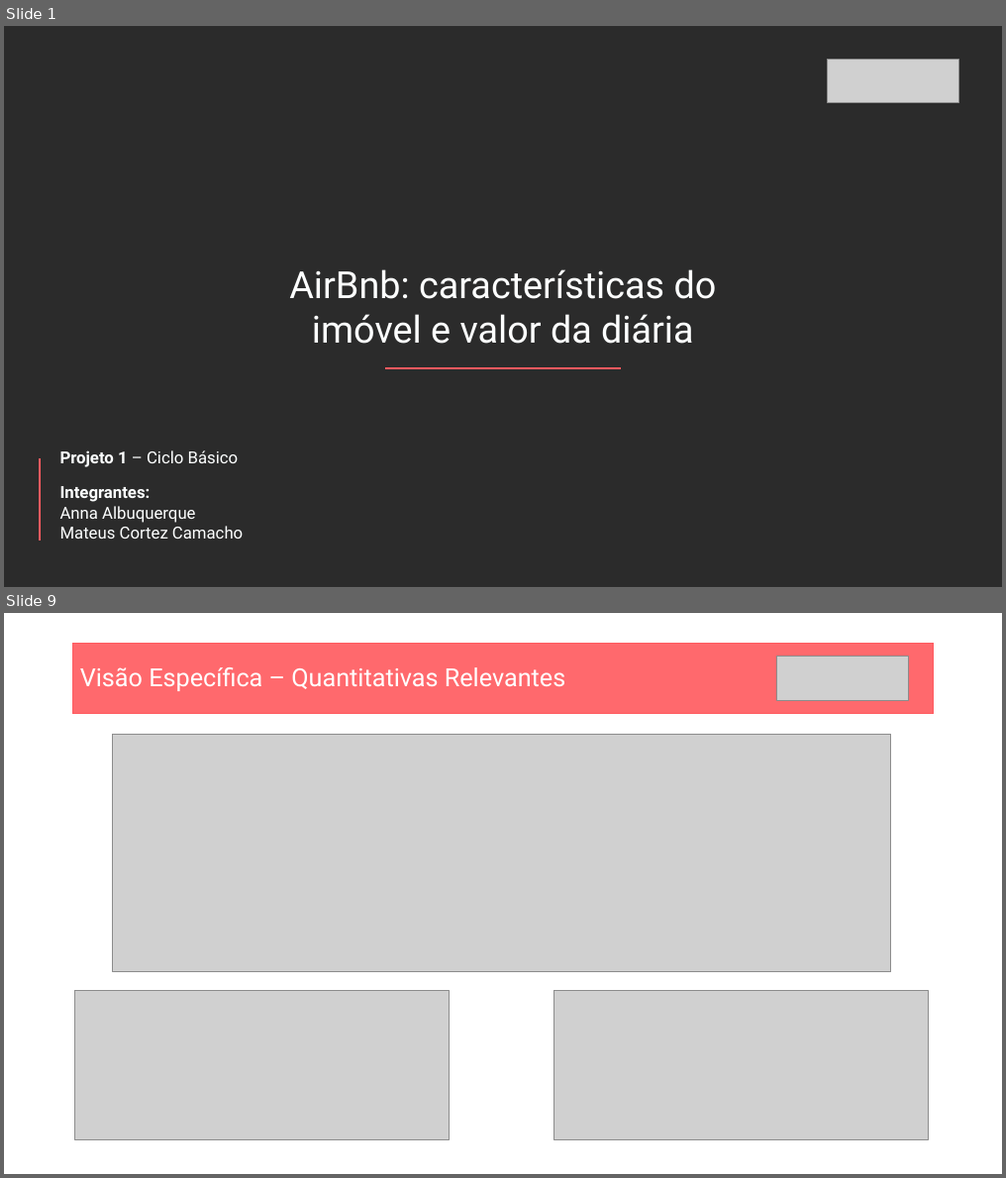
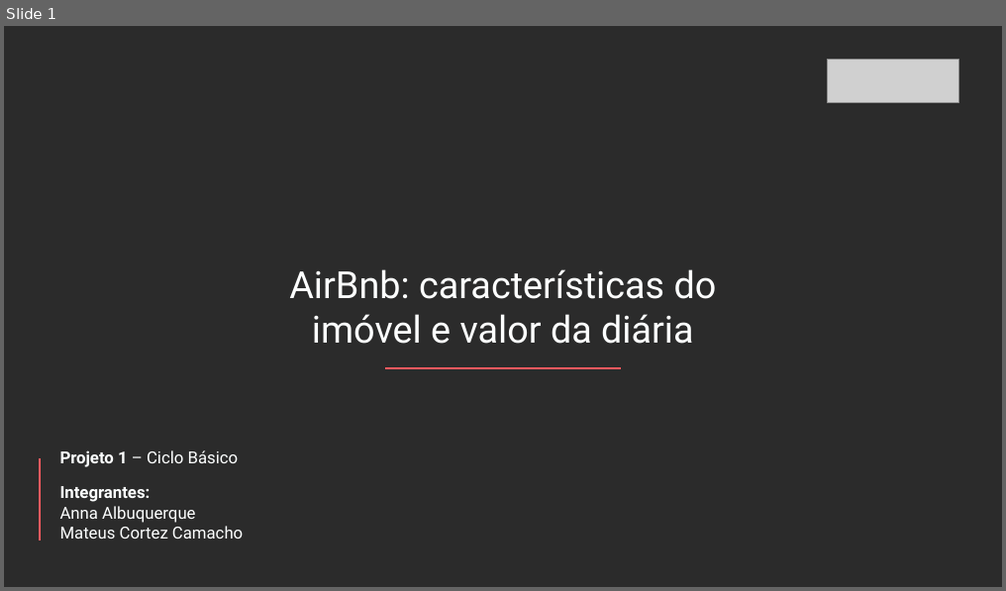
Before and after one commit to Matex0406/Projeto_1_CB, a slide deck: Seminario 1 - Insper Data - Analise AirBnb - Versão 2.pptx. Shown one above the other, each under a label of ours: slides 1 and 9 before the commit, slide 1 after it; the slides between them are not shown. The pictures are 1006x1178 and 1006x591 pixels, drawn with LibreOffice and Linux fonts; fonts in the diff are those of the drawing; grey boxes stand for pictures; background and template pictures are left out; a plain dark background stands for a picture behind light text. Boxes give left, top, right and bottom in pixels: in the first picture for what was removed or moved away, otherwise in the second. Text is boxed around its words. In the diff, an @@ line names an element or a change of style, - is before the commit and + after.

```diff
--- a/Seminario 1 - Insper Data - Analise AirBnb - Versão 2.pptx
+++ b/Seminario 1 - Insper Data - Analise AirBnb - Versão 2.pptx
@@ slide 9 removed at (x1=4, y1=613, x2=1002, y2=1174), background #FFFFFF @@
@@ title removed at (x1=73, y1=643, x2=934, y2=713) @@
-Visão Específica – Quantitativas Relevantes
@@ picture removed at (x1=776, y1=657, x2=908, y2=700) @@
@@ picture removed at (x1=113, y1=735, x2=891, y2=972) @@
@@ picture removed at (x1=75, y1=991, x2=450, y2=1140) @@
@@ picture removed at (x1=554, y1=991, x2=929, y2=1140) @@
```
Also in this commit, not shown: 11 slides changed, 2 slides added, 3 other slides removed, 2 other files.
